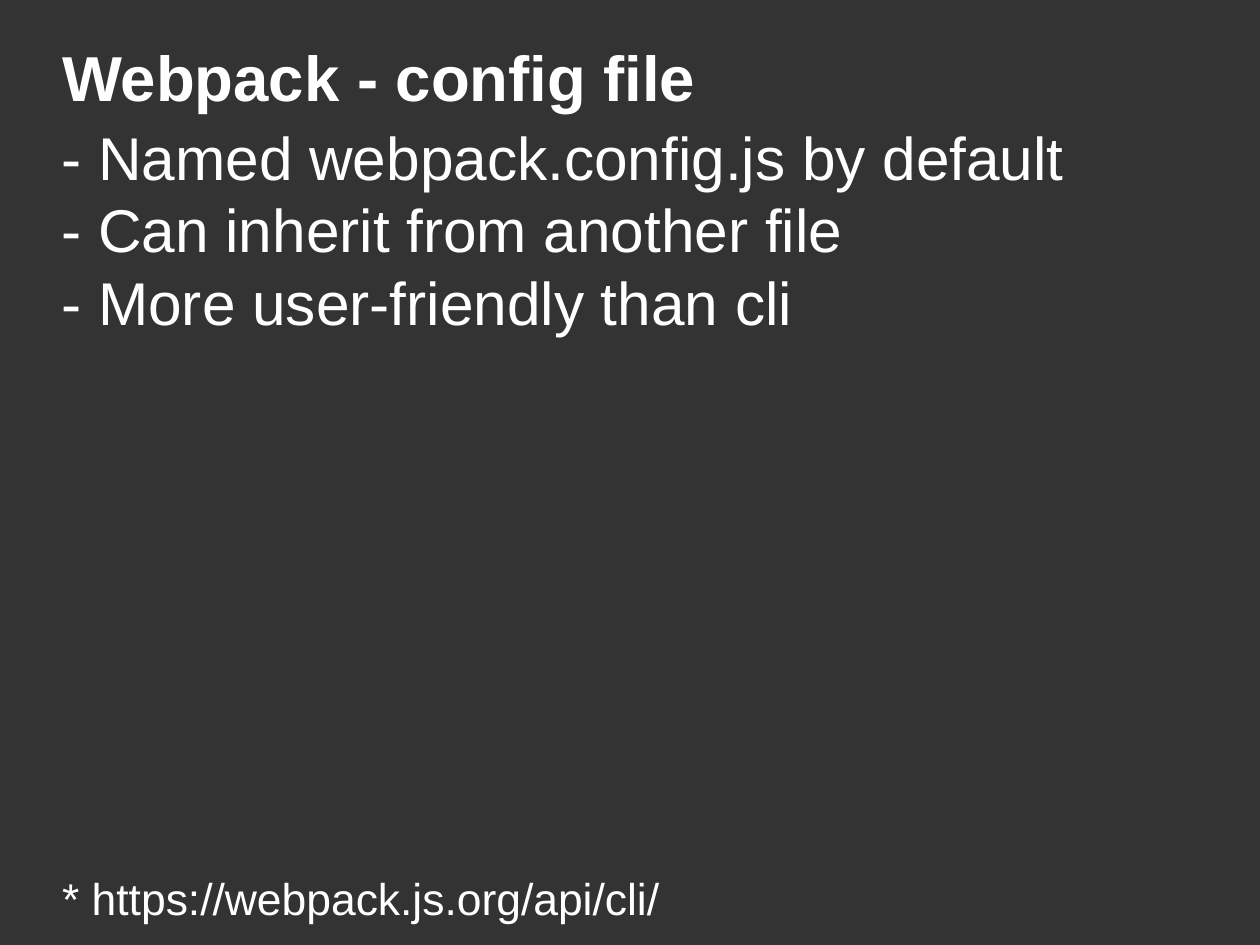
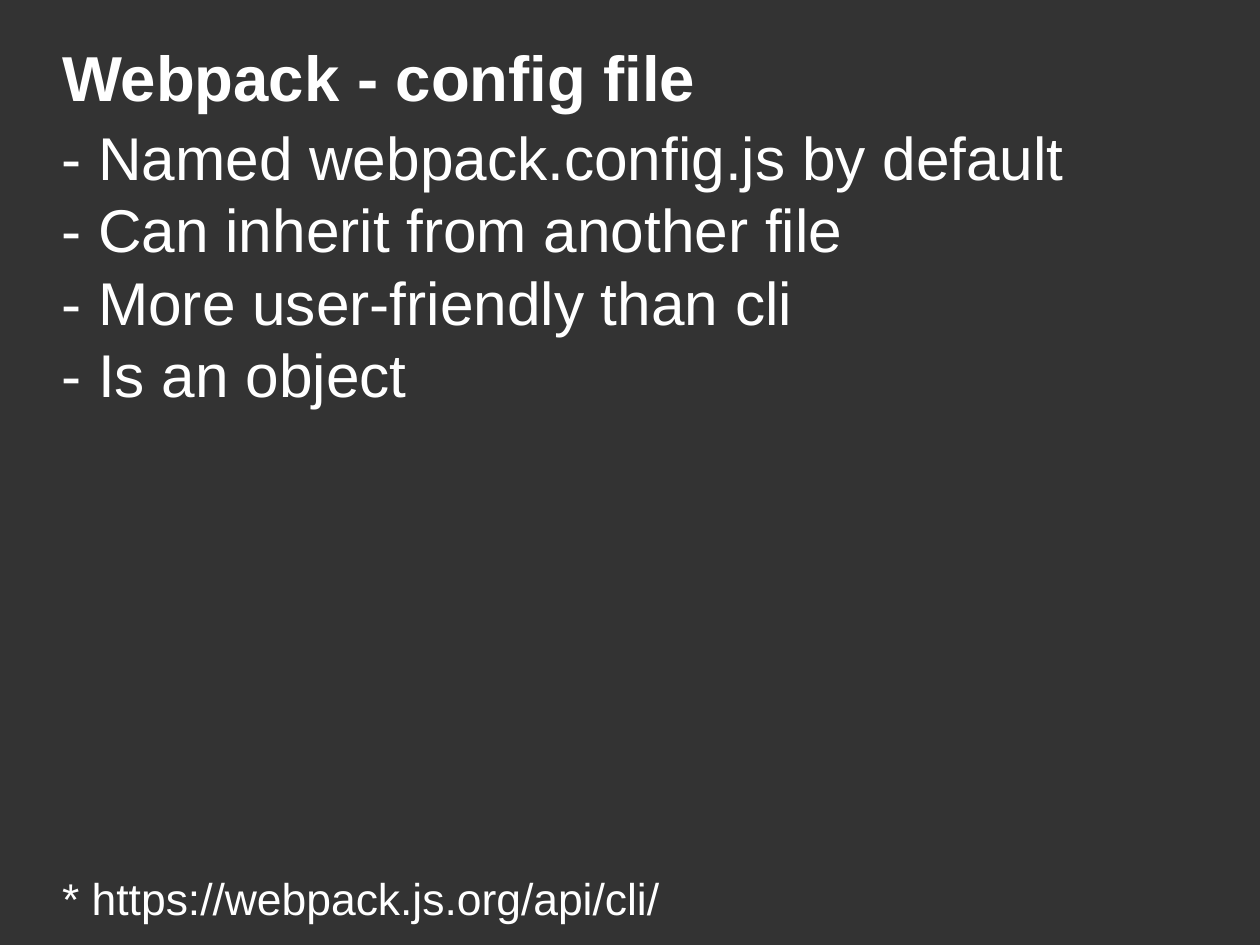
Before and after one commit to DanYellow/misc-tests, a slide deck: slide 29 of webpack-presentation-examples/webpack-presentation.odp. Drawn at 1260x945 pixels with LibreOffice and Linux fonts; fonts in the diff are those of the drawing. Boxes give left, top, right and bottom in pixels: in the first picture for what was removed or moved away, otherwise in the second. Text is boxed around its words. In the diff, an @@ line names an element or a change of style, - is before the commit and + after.

```diff
--- a/webpack-presentation-examples/webpack-presentation.odp
+++ b/webpack-presentation-examples/webpack-presentation.odp
@@ title at (x1=98, y1=136, x2=1064, y2=408): text changed @@
-- Named webpack.config.js by default
-- Can inherit from another file
-- More user-friendly than cli
+- Named webpack.config.js by default
+- Can inherit from another file
+- More user-friendly than cli
+- Is an object
```
Also in this commit, not shown: 4 other slides changed, 7 slides added, 22 other files.
